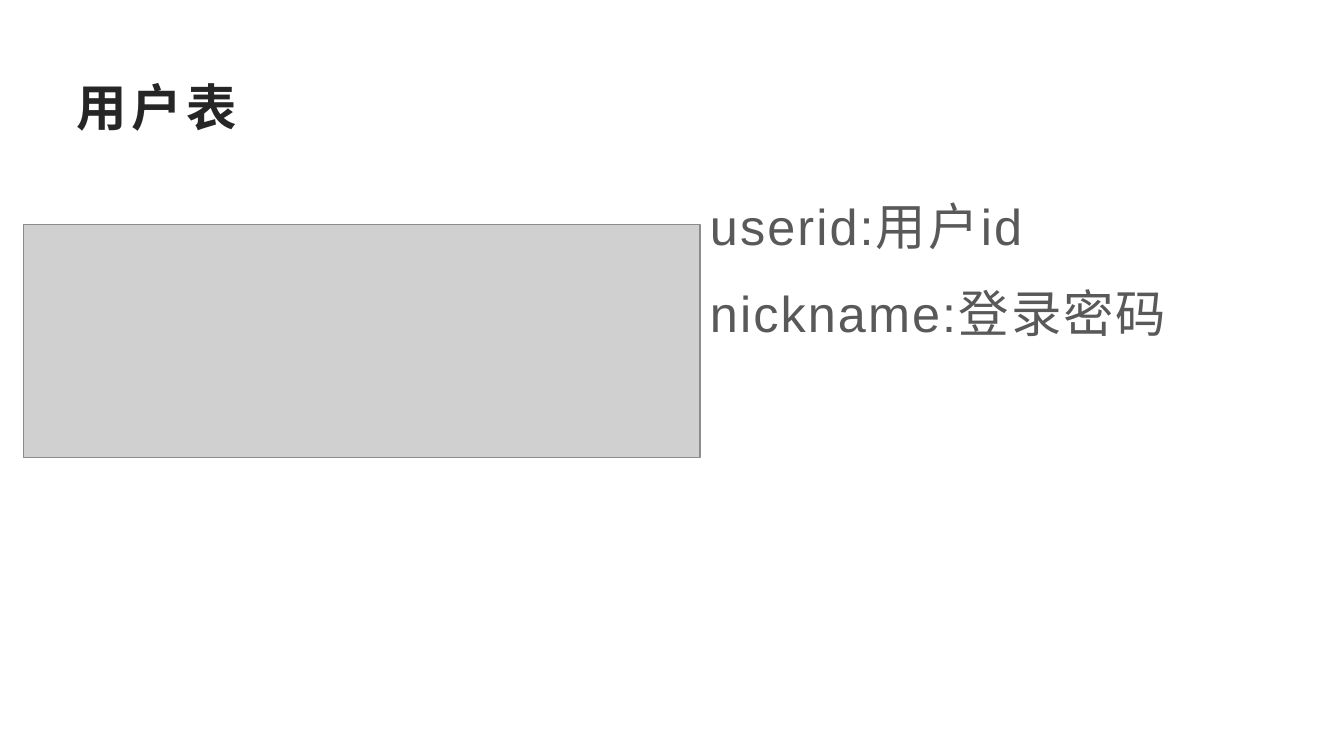
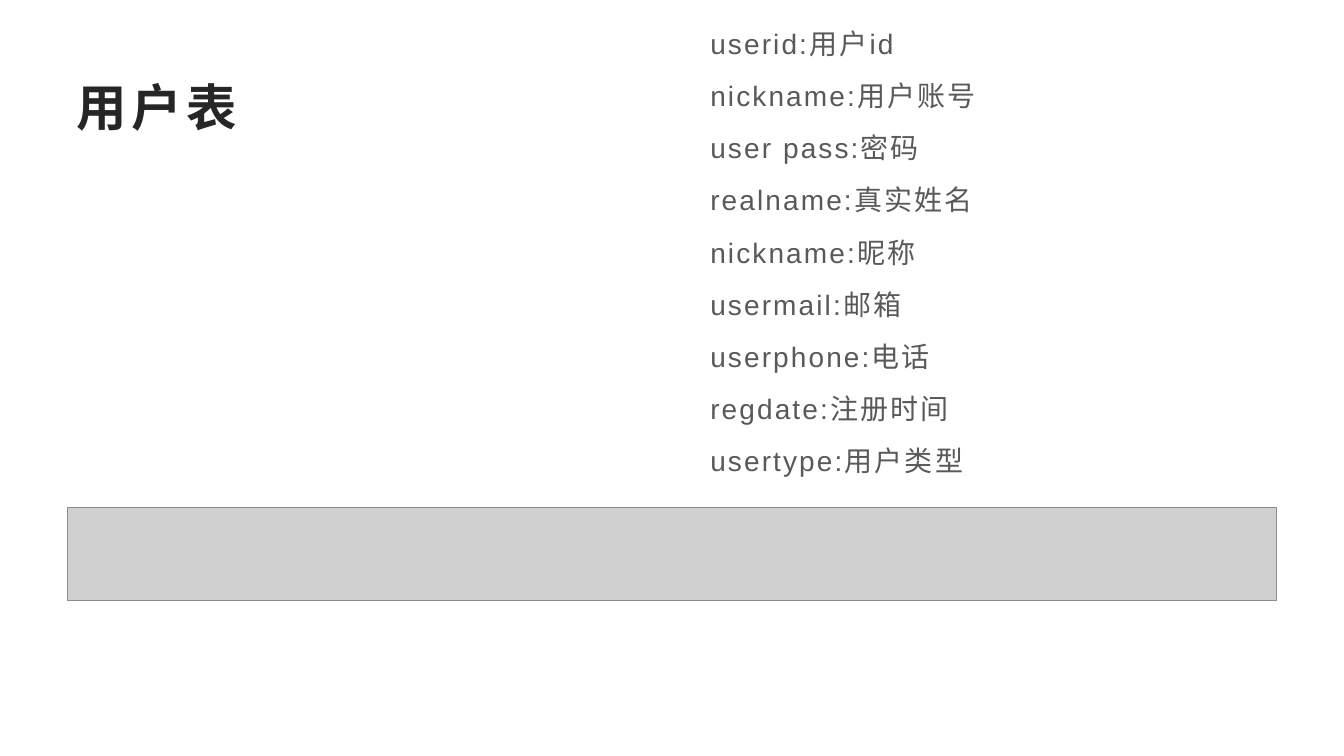
Before and after one commit to yyp0820/shand, a slide deck: slide 1 of 数据库设计说明书.pptx. Drawn at 1344x756 pixels with LibreOffice and Linux fonts; fonts in the diff are those of the drawing; grey boxes stand for pictures. Boxes give left, top, right and bottom in pixels: in the first picture for what was removed or moved away, otherwise in the second. Text is boxed around its words. In the diff, an @@ line names an element or a change of style, - is before the commit and + after.

```diff
--- a/数据库设计说明书.pptx
+++ b/数据库设计说明书.pptx
@@ text "userid:用户id": place and size @@
-text "userid:用户id" at bbox=[710, 205, 1166, 336]
+text "userid:用户id" at bbox=[710, 32, 975, 476]
@@ text at bbox=[710, 32, 893, 56]: size 36 to 20 pt in "userid:用户id" @@
@@ text at bbox=[710, 84, 975, 476]: text changed; size 36 to 20 pt @@
-nickname:登录密码
+nickname:用户账号
+user pass:密码
+realname:真实姓名
+nickname:昵称
+usermail:邮箱
+userphone:电话
+regdate:注册时间
+usertype:用户类型
@@ picture removed at bbox=[23, 225, 700, 458] @@
@@ picture added at bbox=[68, 507, 1277, 600] @@
```
Also in this commit, not shown: 6 slides added, 4 slides removed.
